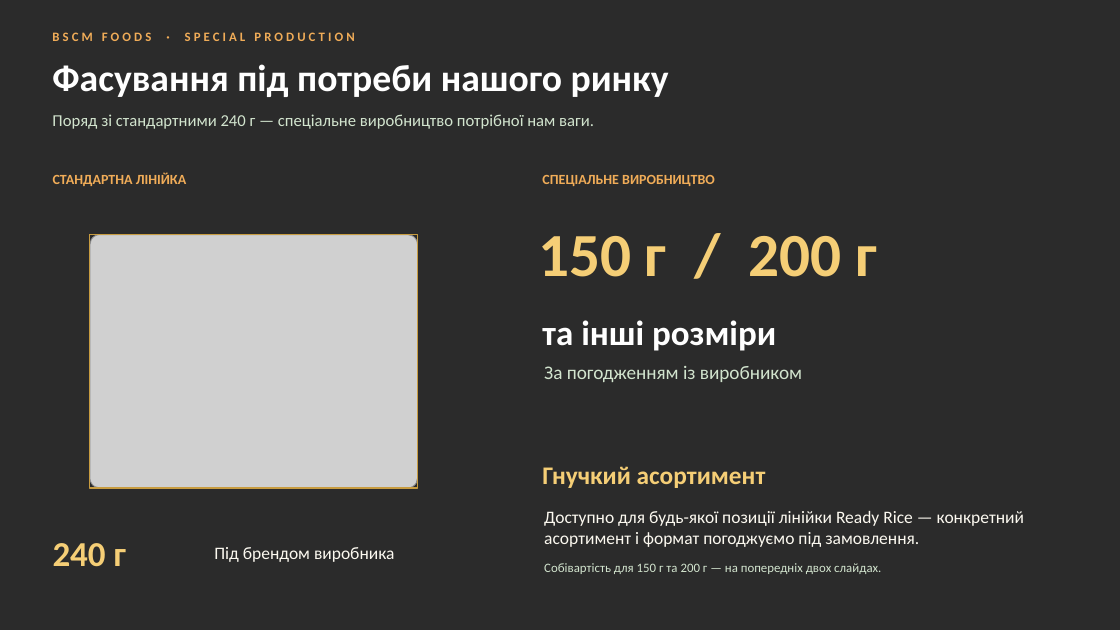
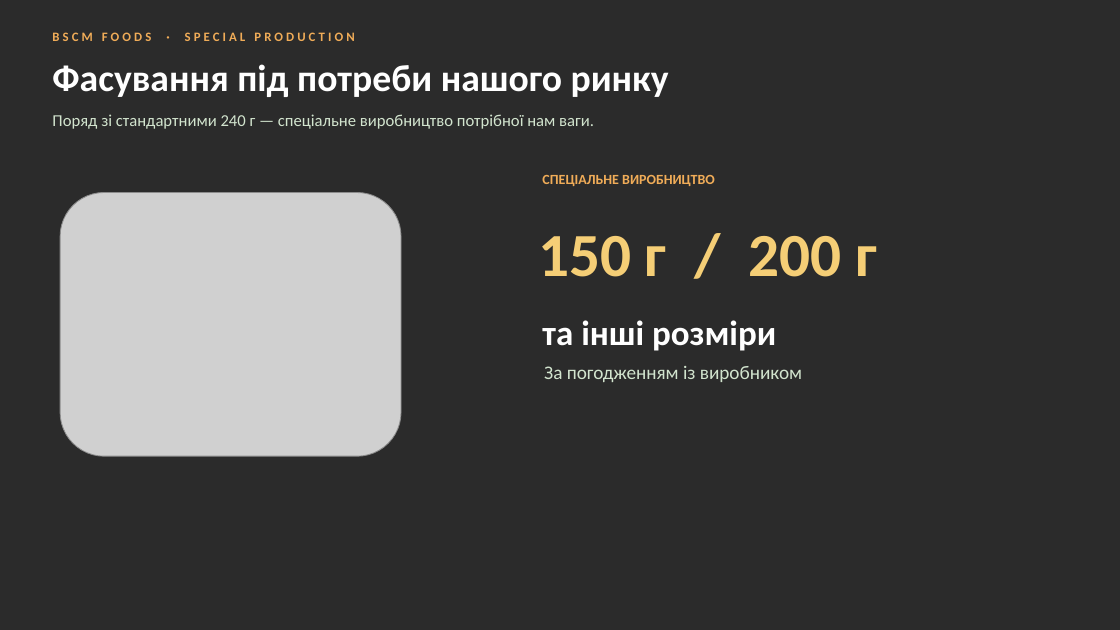
Before and after one commit to IllyaChaplygin/Chaplygin-Illya, a slide deck: slide 6 of RTE_Rice_Suppliers.pptx. Drawn at 1120x630 pixels with LibreOffice and Linux fonts; fonts in the diff are those of the drawing; grey boxes stand for pictures; background and template pictures are left out; a plain dark background stands for a picture behind light text. Boxes give left, top, right and bottom in pixels: in the first picture for what was removed or moved away, otherwise in the second. Text is boxed around its words. In the diff, an @@ line names an element or a change of style, - is before the commit and + after.

```diff
--- a/RTE_Rice_Suppliers.pptx
+++ b/RTE_Rice_Suppliers.pptx
@@ text removed at box(53, 173, 186, 186) @@
-СТАНДАРТНА ЛІНІЙКА
@@ picture: place and size @@
-picture at box(90, 234, 418, 488)
+picture at box(60, 192, 402, 456)
@@ rectangle removed at box(90, 234, 418, 488) @@
@@ text removed at box(542, 466, 766, 488) @@
-Гнучкий асортимент
@@ text removed at box(544, 511, 1024, 574) @@
-Доступно для будь-якої позиції лінійки Ready Rice — конкретний асортимент і формат погоджуємо під замовлення.
-Собівартість для 150 г та 200 г — на попередніх двох слайдах.
@@ text removed at box(53, 543, 126, 567) @@
-240 г
@@ text removed at box(214, 547, 395, 562) @@
-Під брендом виробника
```
Also in this commit, not shown: 1 other slide changed.
